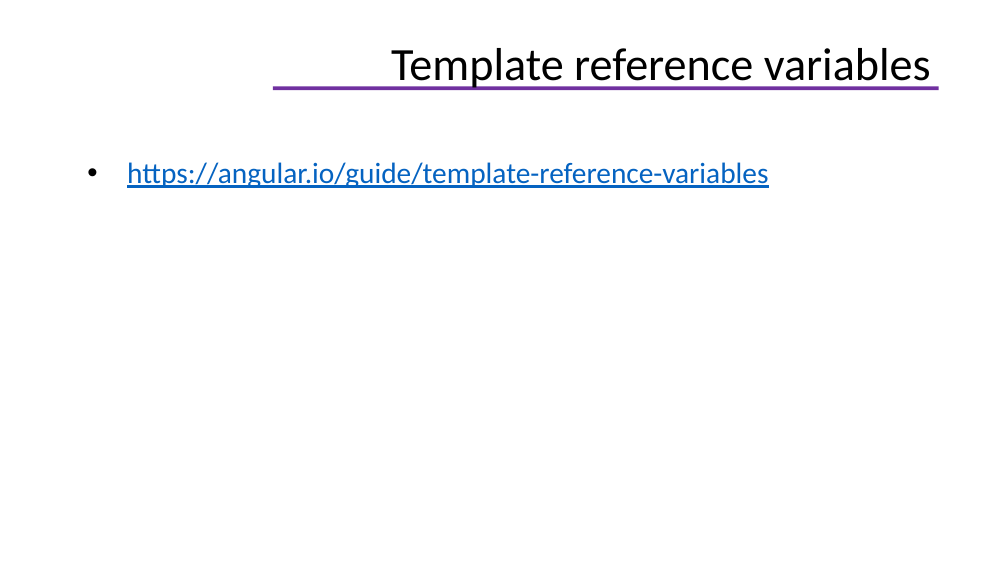
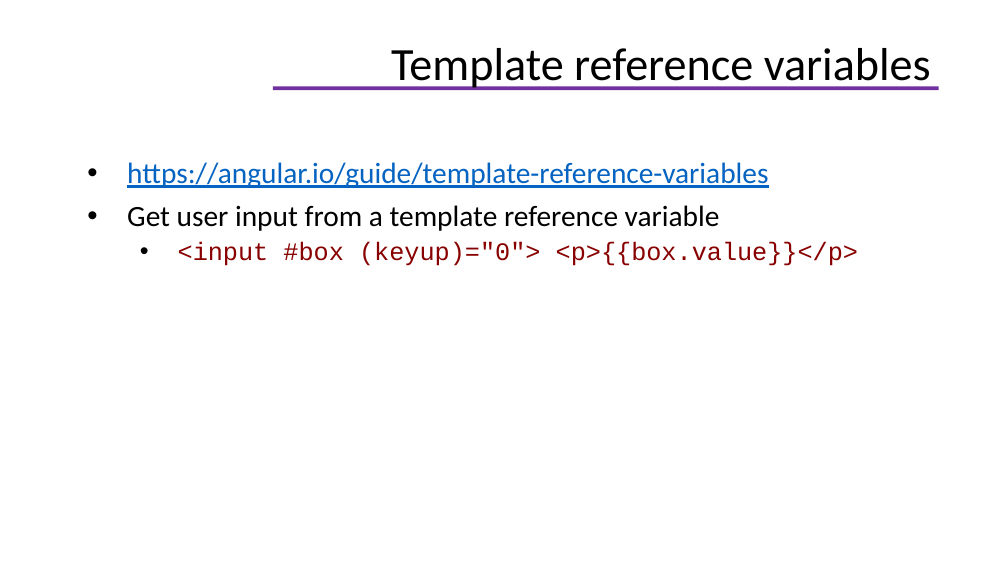
Before and after one commit to helenhash/angular-training, a slide deck: slide 42 of docs/Angular Training.pptx (slide 37 before the commit). Drawn at 1008x567 pixels with LibreOffice and Linux fonts; fonts in the diff are those of the drawing; background and template pictures are left out. Boxes give left, top, right and bottom in pixels: in the first picture for what was removed or moved away, otherwise in the second. Text is boxed around its words. In the diff, an @@ line names an element or a change of style, - is before the commit and + after.

```diff
--- a/docs/Angular Training.pptx
+++ b/docs/Angular Training.pptx
@@ text at [127, 205, 858, 266]: paragraphs added @@
+• Get user input from a template reference variable
+  • <input #box (keyup)="0"> <p>{{box.value}}</p>
```
Also in this commit, not shown: 3 other slides changed, 6 slides added, 1 slide removed, 19 other files.
